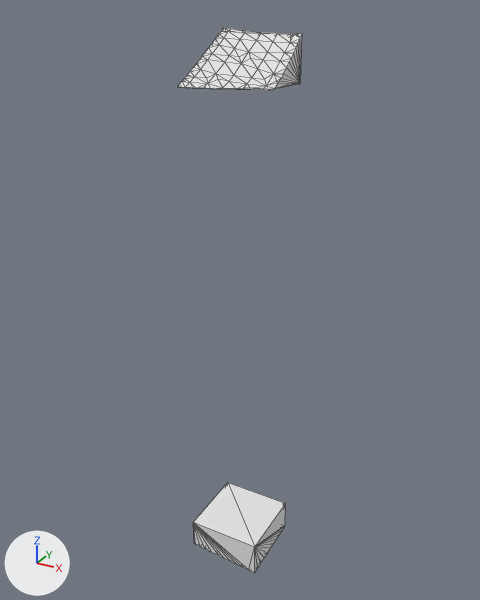
The glTF model assets/terrain/surface_pieces/surf_30_3.glb, before and after one commit.
Rendered twice from a 50 mm camera at (61.05, 58.7, -16.07) aimed at (42.16, 93.05, -33.25). Lighting does not change. The marker at lower left points along +X, +Y and +Z. The first picture is the older version. Mesh edges are drawn as thin lines. Where no turn or scale is listed for an object, it has been applied to the vertices.

Script lines for the objects in view, before the commit:
```python
me_layer_0 = bpy.data.meshes.new('layer_0')
me_layer_0.from_pydata(...)  # 102 vertices, 200 faces; spans x 40.0..45.0, y 90.0..95.0, z -20.0..-17.11
me_layer_7 = bpy.data.meshes.new('layer_7')
me_layer_7.from_pydata(...)  # 87 vertices, 170 faces; spans x 40.0..45.0, y 90.0..95.0, z -52.35..-50.0
ob_layer_0 = bpy.data.objects.new('layer_0', me_layer_0)
ob_layer_0.location = (0.0, 0.0, 0.0)
ob_layer_7 = bpy.data.objects.new('layer_7', me_layer_7)
ob_layer_7.location = (0.0, 0.0, 0.0)
```
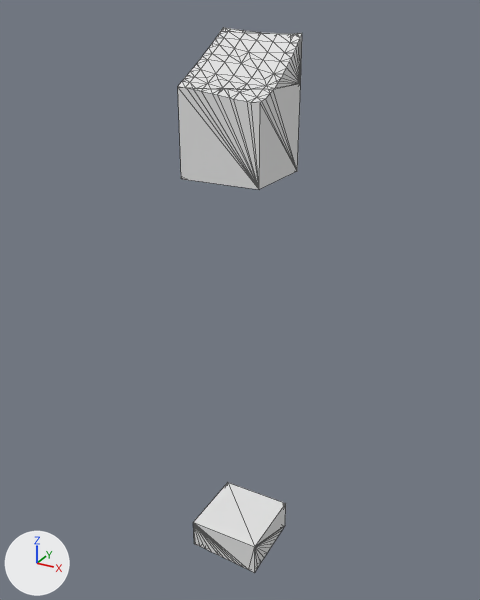
What differs and where, as boxes [x1, y1, x2, y2] in the pictures (480 x 600 px):
'layer_1', added: after [178, 84, 300, 189]

What the commit changed:
Mesh me_layer_1 is new.
It has 36 vertices, 68 faces and spans x 40.0..45.0, y 90.0..95.0, z -25.0..-20.0.
Object 'layer_1' (ob_layer_1) is new; it shows me_layer_1.
Its location is (0.0, 0.0, 0.0).
